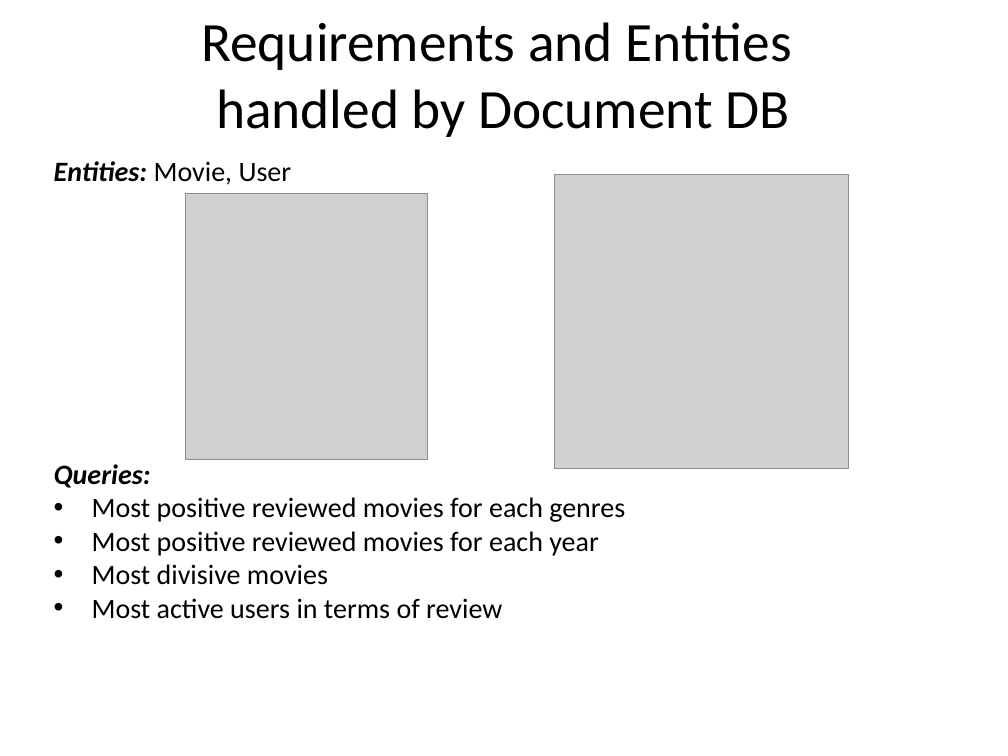
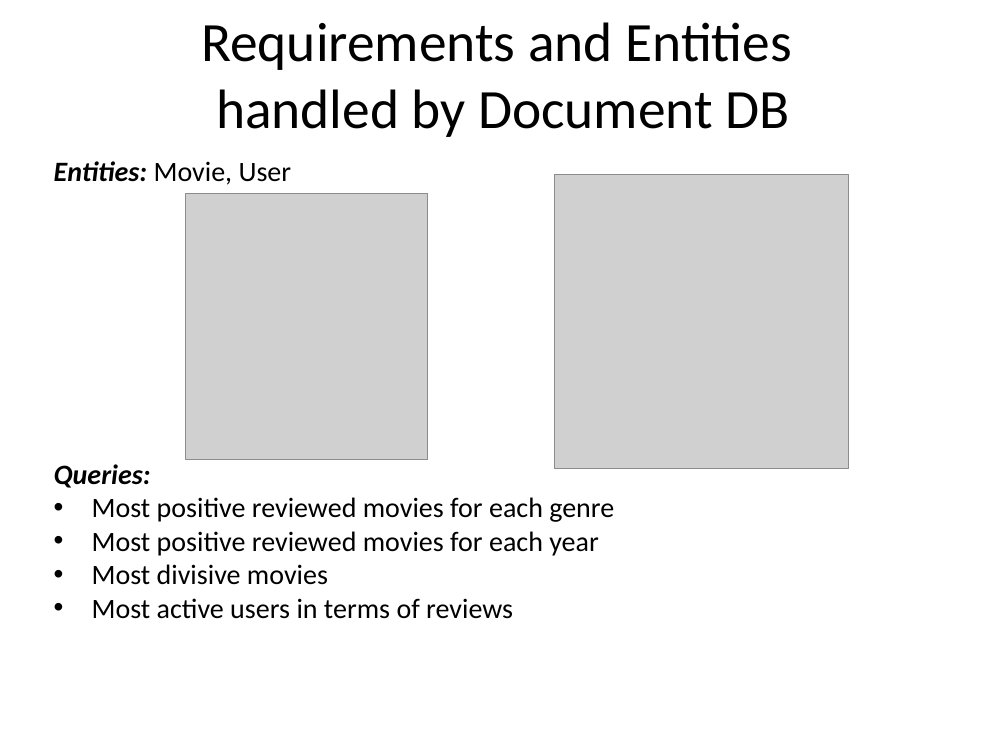
Before and after one commit to glmquint/RottenMovies, a slide deck: slide 6 of Presentazione.pptx. Drawn at 1008x756 pixels with LibreOffice and Linux fonts; fonts in the diff are those of the drawing; grey boxes stand for pictures; background and template pictures are left out. Boxes give left, top, right and bottom in pixels: in the first picture for what was removed or moved away, otherwise in the second. Text is boxed around its words. In the diff, an @@ line names an element or a change of style, - is before the commit and + after.

Commit message:
fix typos in presentation and diagrams

```diff
--- a/Presentazione.pptx
+++ b/Presentazione.pptx
@@ text at <box>92,497,614,522</box>: text changed @@
-• Most positive reviewed movies for each genres
+• Most positive reviewed movies for each genre
@@ text at <box>92,598,513,619</box>: text changed @@
-• Most active users in terms of review
+• Most active users in terms of reviews
```
Also in this commit, not shown: 4 other slides changed, 3 other files.
